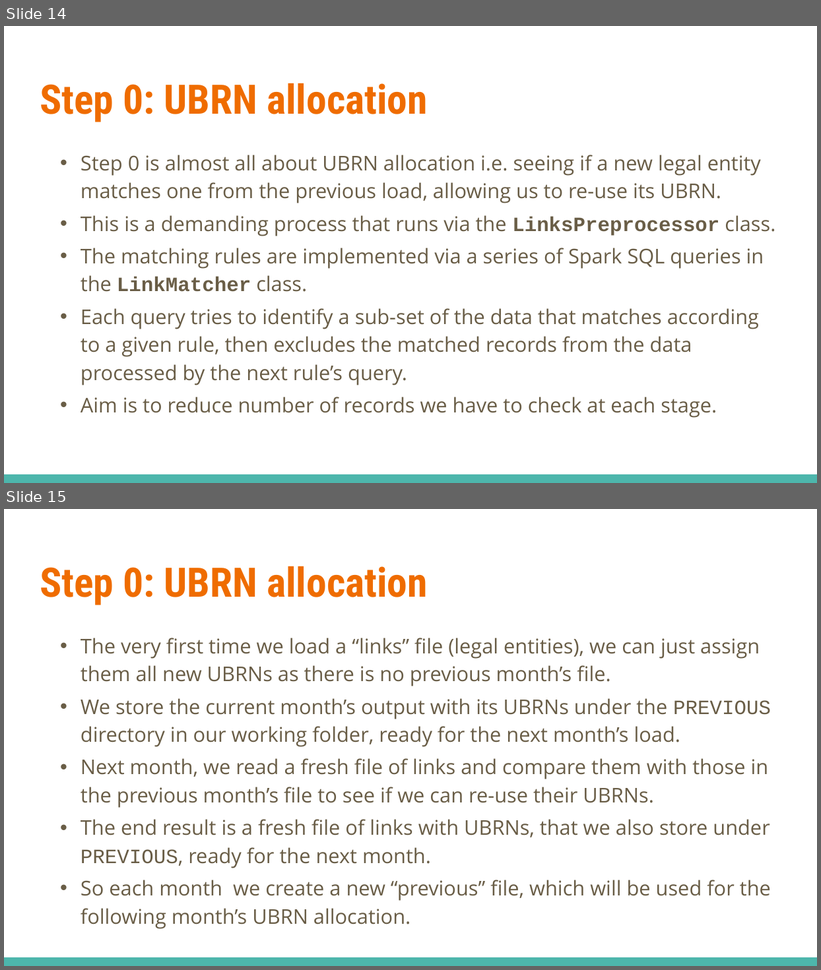
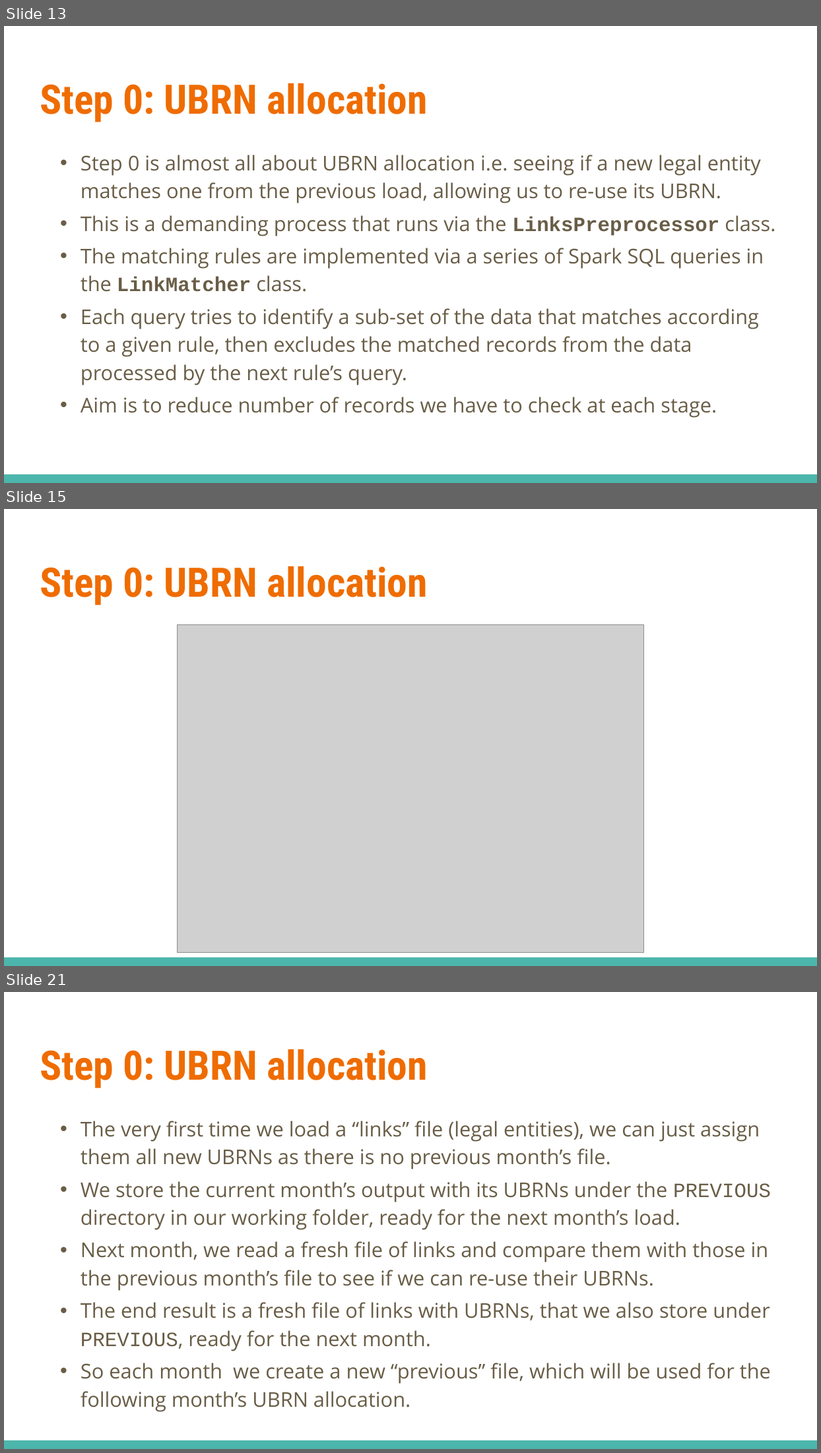
Before and after one commit to ONSdigital/business-index-dataload, a slide deck: docs/Business Indexes Data Ingestion.pptx. Shown one above the other, each under a label of ours: slides 14 and 15 before the commit, slides 13, 15 and 21 after it; the slides between them are not shown. The pictures are 821x970 and 821x1453 pixels, drawn with LibreOffice and Linux fonts; fonts in the diff are those of the drawing; grey boxes stand for pictures. Boxes give left, top, right and bottom in pixels: in the first picture for what was removed or moved away, otherwise in the second. Text is boxed around its words. In the diff, an @@ line names an element or a change of style, - is before the commit and + after.

```diff
--- a/docs/Business Indexes Data Ingestion.pptx
+++ b/docs/Business Indexes Data Ingestion.pptx
@@ slide 15 added at box(4, 509, 817, 966), background #FFFFFF; not listed: 1 template element that a slide beside it also shows @@
@@ title added at box(40, 566, 427, 605), 36 pt, text #EF6C00, bold @@
+Step 0: UBRN allocation
@@ picture added at box(177, 625, 644, 953) @@
@@ what was slide 14 is now slide 13 @@
@@ what was slide 15 is now slide 21 @@
```
Also in this commit, not shown: 1 slide changed, 5 other slides added, 1 other file.
